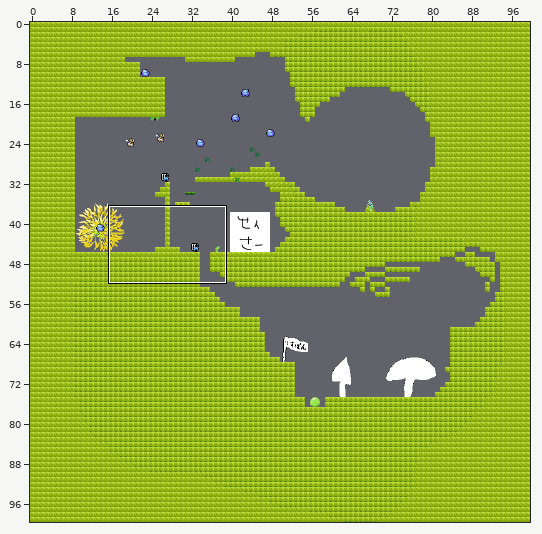
Tiled map (JSON) -- res/map/teststage.json. The first picture is a wide view before the edit; the outline marks the close-up.
Close-up. Old version:
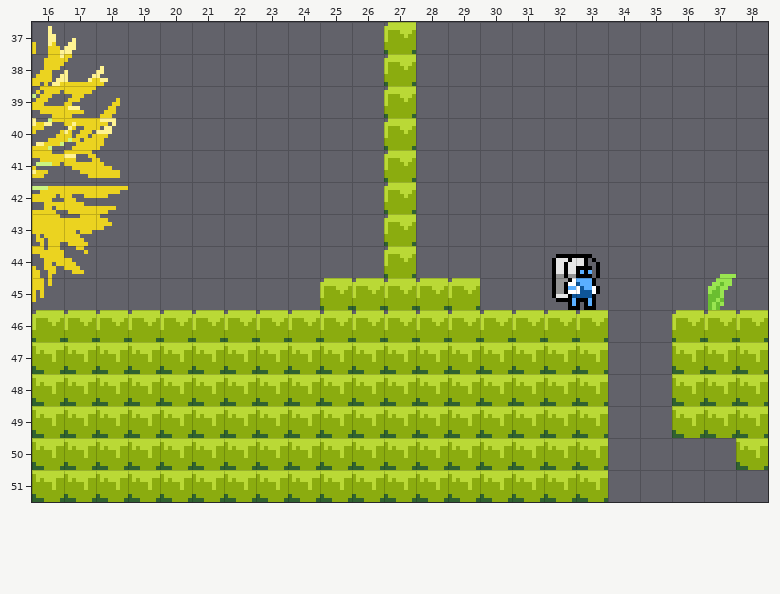
Cells are 8x8 px. Shown: x 16..38, y 37..51.
The same view after the edit:
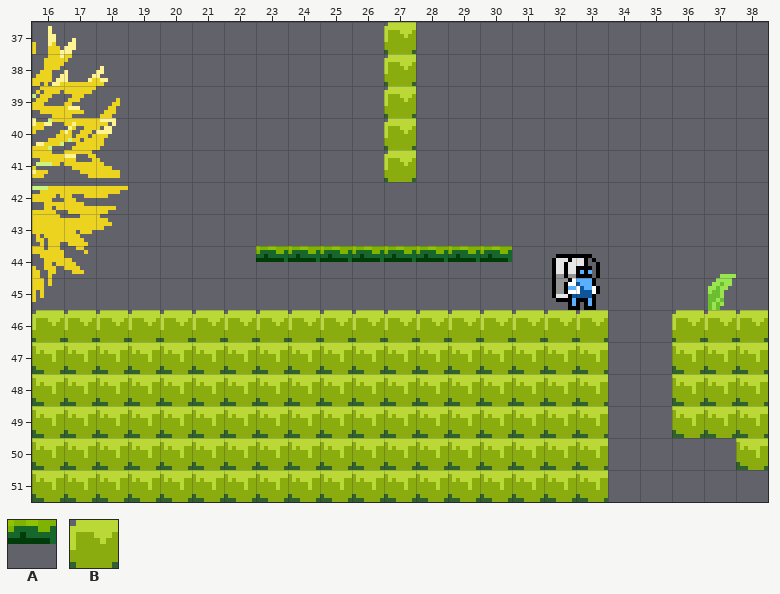
Key: from "throughFloor": A 0; from "wall": B 0.
_ is an empty cell.
What changed:
Layer "map":
y 42..43: x 27 B -> _
y 44: x 23..30 ____B___ -> AAAAAAAA
y 45: x 25..29 BBBBB -> _____
Where, in picture pixels (left, top, right, bottom), the same in both close-ups:
changed: (256, 182, 512, 310)
